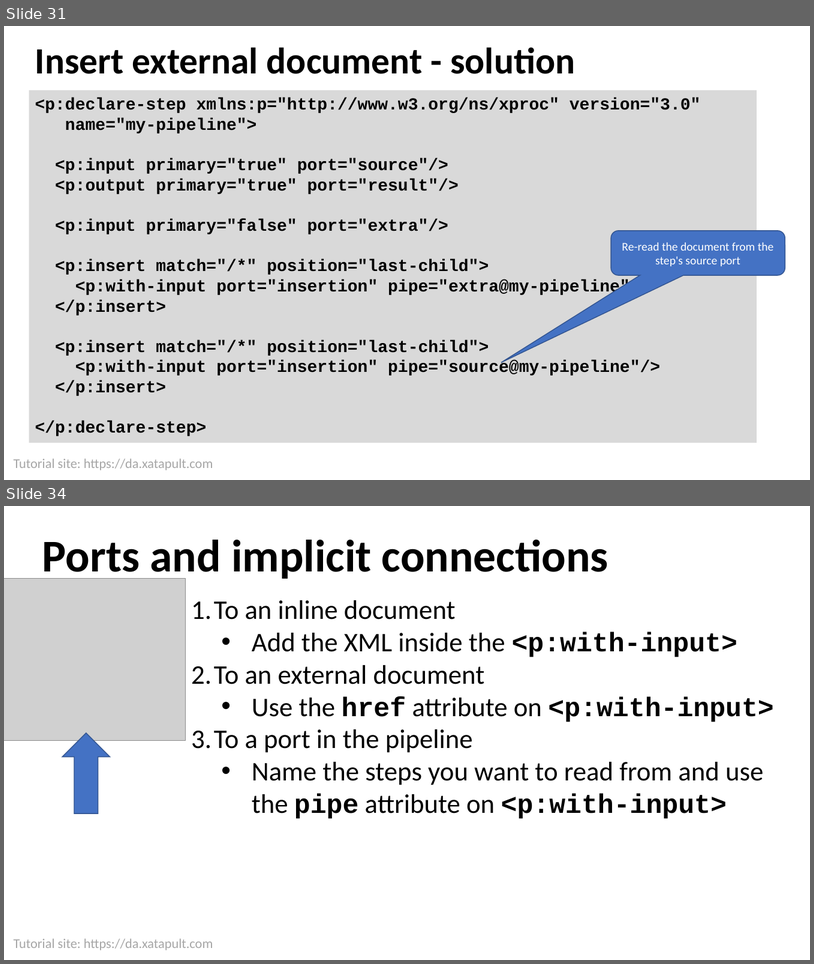
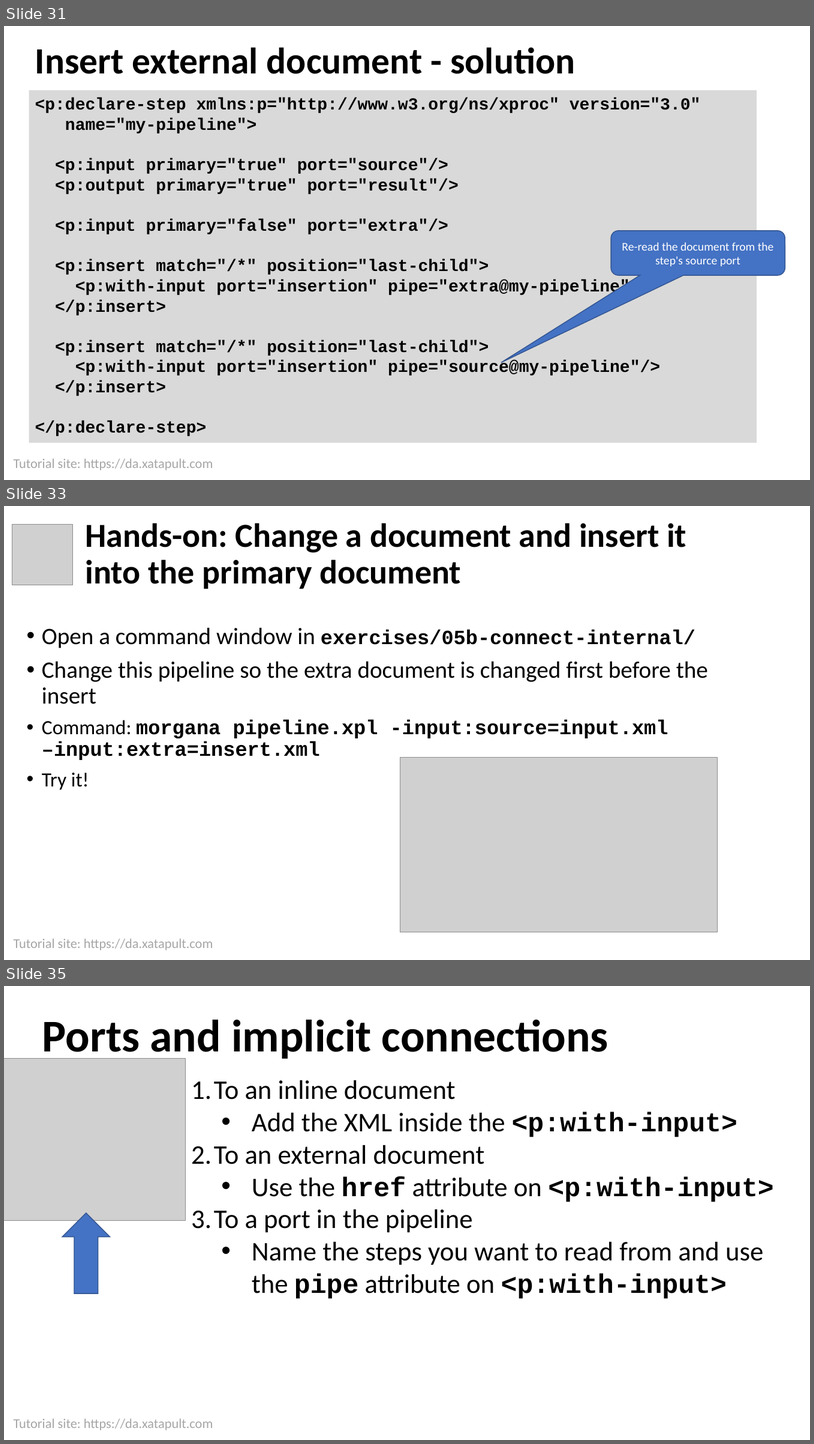
Before and after one commit to xatapult/da-2021-xproc, a slide deck: presentation/Introduction to XProc 3.0.pptx. Shown one above the other, each under a label of ours: slides 31 and 34 before the commit, slides 31, 33 and 35 after it; the slides between them are not shown. The pictures are 814x964 and 814x1444 pixels, drawn with LibreOffice and Linux fonts; fonts in the diff are those of the drawing; grey boxes stand for pictures; background and template pictures are left out. Boxes give left, top, right and bottom in pixels: in the first picture for what was removed or moved away, otherwise in the second. Text is boxed around its words. In the diff, an @@ line names an element or a change of style, - is before the commit and + after.

Commit message:
More changes and exercises

```diff
--- a/presentation/Introduction to XProc 3.0.pptx
+++ b/presentation/Introduction to XProc 3.0.pptx
@@ slide 33 added at bbox=[4, 506, 810, 960], background #FFFFFF; not listed: 1 template element that a slide beside it also shows @@
@@ title added at bbox=[85, 523, 687, 589], 40 pt, text #000000, bold @@
+Hands-on: Change a document and insert it into the primary document
@@ picture added at bbox=[12, 524, 73, 585] @@
@@ text added at bbox=[42, 627, 708, 790], 24 pt, text #000000 @@
+• Open a command window in exercises/05b-connect-internal/
+• Change this pipeline so the extra document is changed first before the insert
+• Command: morgana pipeline.xpl -input:source=input.xml
+  –input:extra=insert.xml
+• Try it!
@@ picture added at bbox=[400, 757, 718, 932] @@
@@ what was slide 34 is now slide 35 @@
```
Also in this commit, not shown: 3 slides changed, 6 other slides added, 1 slide removed, 7 other files.
